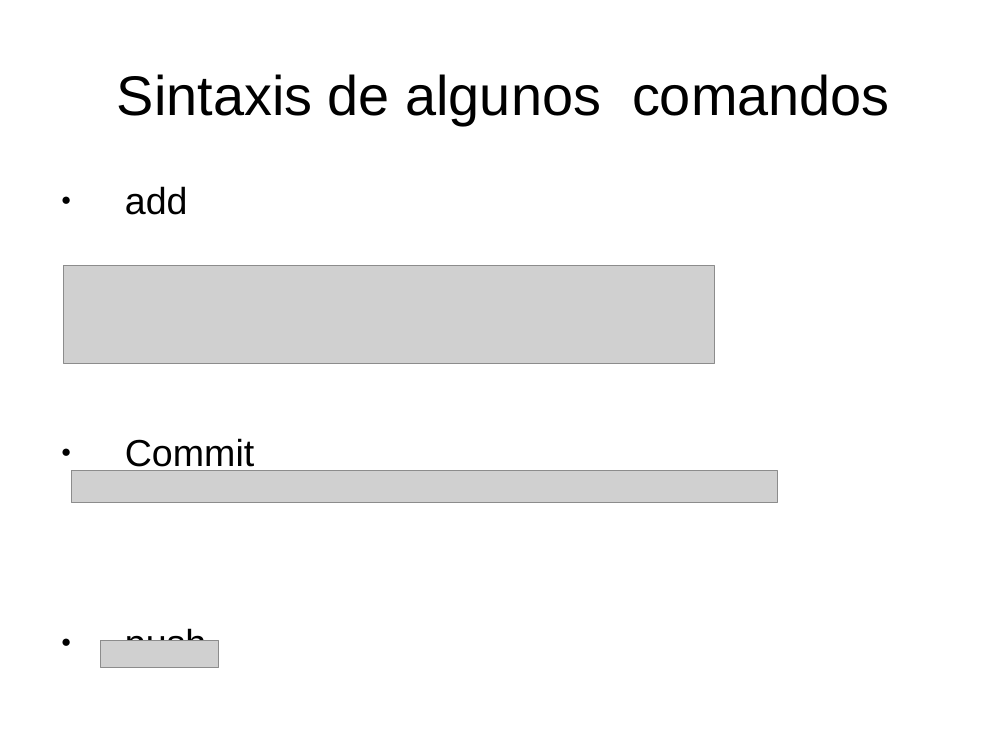
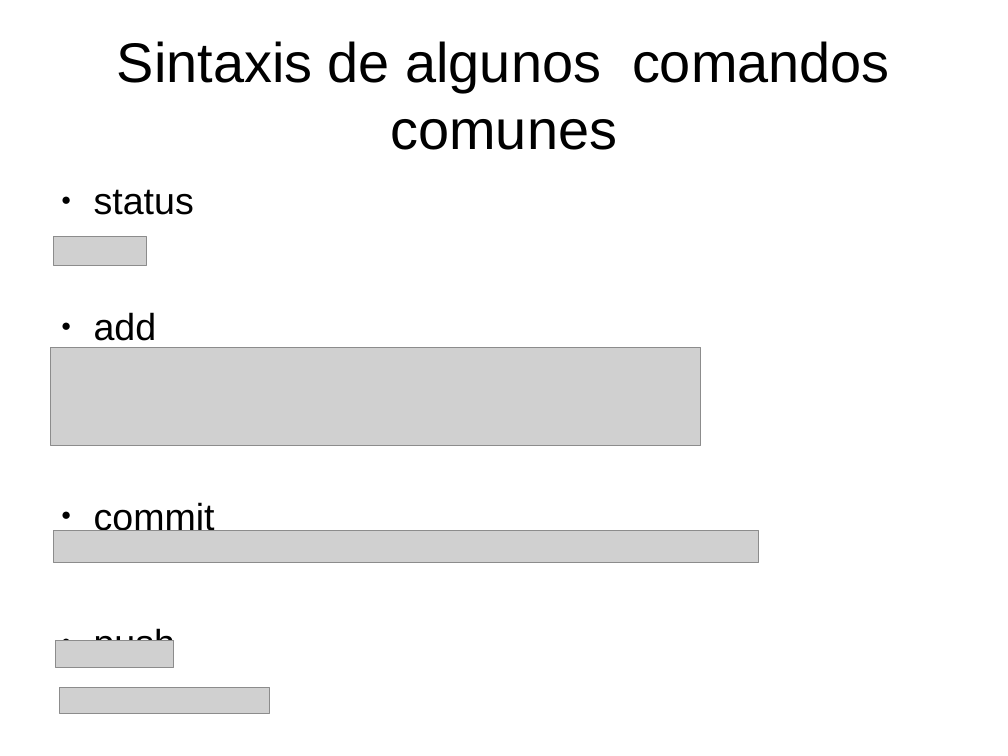
Before and after one commit to jomare1188/clase_git, a slide deck: slide 8 of presentaciongit.odp. Drawn at 1008x756 pixels with LibreOffice and Linux fonts; fonts in the diff are those of the drawing; grey boxes stand for pictures. Boxes give left, top, right and bottom in pixels: in the first picture for what was removed or moved away, otherwise in the second. Text is boxed around its words. In the diff, an @@ line names an element or a change of style, - is before the commit and + after.

```diff
--- a/presentaciongit.odp
+++ b/presentaciongit.odp
@@ title at [117,41,890,150]: text changed @@
-Sintaxis de algunos comandos
+Sintaxis de algunos comandos comunes
@@ text at [94,189,194,215]: paragraph added @@
+● status
@@ picture added at [53,236,146,265] @@
@@ picture: place and size @@
-picture at [64,265,714,363]
+picture at [50,348,701,445]
@@ text at [94,502,215,537]: text changed @@
-● Commit
+● commit
@@ picture: place and size @@
-picture at [71,471,777,503]
+picture at [53,531,759,563]
@@ picture: place and size @@
-picture at [101,640,219,668]
+picture at [56,640,174,668]
@@ picture added at [59,687,270,713] @@
```
Also in this commit, not shown: 1 other slide changed, 1 slide removed, 1 other file.
